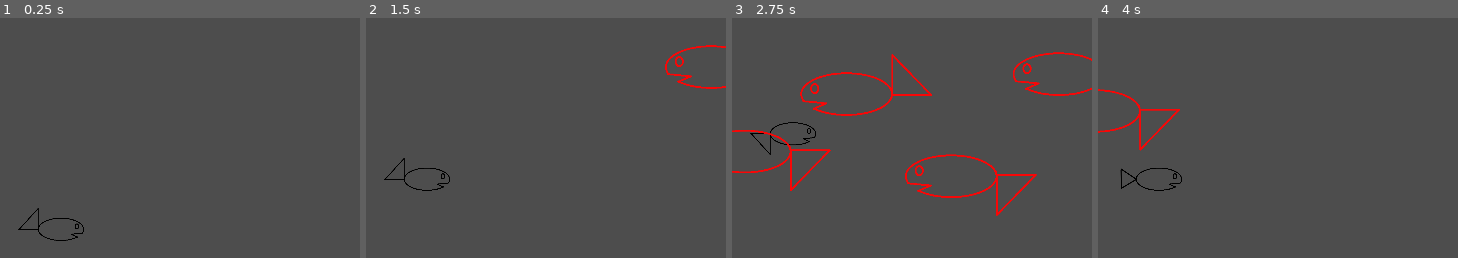
Above: before the commit, frames 1-4 (left to right).
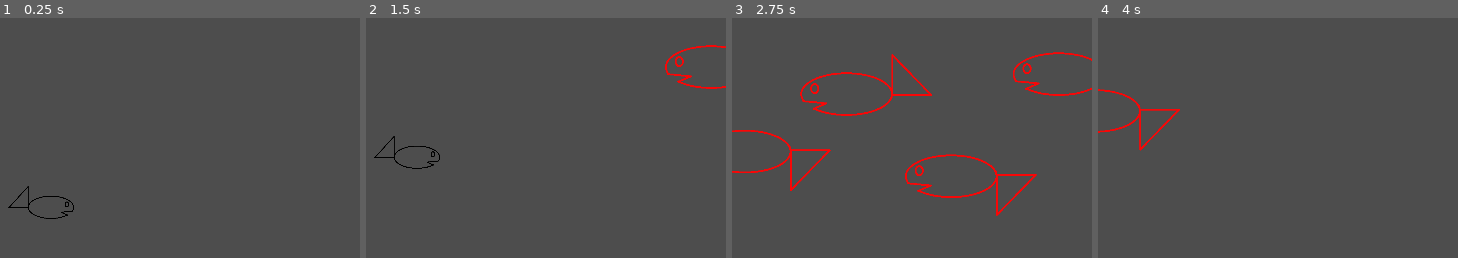
Above: after the commit, the same moments.

Repository: Aveli-games/splashy-fish
Game: Godot game, scene res://main.tscn
Two runs of this game, one before a commit and one after it. Both use one fixed random seed, a clock stepped at 60 frames per second and the inputs below. The project has no main scene, so this scene is started directly.
Inputs:
- Up to frame 1 (0.25 s): no input
- Up to frame 2 (1.5 s): hold W (swim_up) 0.53-1.28 s; hold S (swim_down) from 1.28 s (still down)
- Up to frame 3 (2.75 s): release S (swim_down) at 2.03 s; hold W (swim_up) from 2.03 s (still down)
- Up to frame 4 (4 s): release W (swim_up) at 3.53 s; hold S (swim_down) from 3.53 s (still down)
The pictures show only the part of the screen within x 3-53%, y 7-57%; the shares and areas given below are measured in that part.

The runs differ from the first frame. In frame 1, 0.5% of the frame differs, in the area x 2-24%, y 70-93%; in frame 2, 0.5%, in the area x 2-24%, y 49-73%; in frame 3, 0.2%; in frame 4, 0.2%.

Commit message:
Remove player when hit by obstacle

Diff:
--- a/main.gd
+++ b/main.gd
@@ -5,6 +5,7 @@
 # Called when the node enters the scene tree for the first time.
 func _ready():
 	get_tree().call_group("obstacles", "queue_free")
+	$Player.start($StartPosition.position)
 	$ObstacleTimer.start()
 
 
--- a/main.tscn
+++ b/main.tscn
@@ -15,12 +15,14 @@
 obstacle_scene = ExtResource("2_pqwfw")
 
 [node name="Player" parent="." instance=ExtResource("1_vm42q")]
-position = Vector2(74, 246)
+position = Vector2(-104, 40)
 
 [node name="ObstacleTimer" type="Timer" parent="."]
 wait_time = 0.3
 
-[node name="Marker2D" type="Marker2D" parent="."]
+[node name="StartPosition" type="Marker2D" parent="."]
+position = Vector2(64, 224)
+scale = Vector2(-14.2, -114)
 
 [node name="ObstaclePath" type="Path2D" parent="."]
 curve = SubResource("Curve2D_gw0ji")
--- a/player.gd
+++ b/player.gd
@@ -1,4 +1,6 @@
 extends Area2D
+
+signal hit
 
 var speed = 0
 var swim_impulse = 150
@@ -53,3 +55,14 @@
 		$AnimatedSprite2D.animation = "swim_up"
 	else:
 		$AnimatedSprite2D.animation = "swim_neutral"
+
+
+func _on_body_entered(body):
+	hide() # Disappear after being hit
+	hit.emit()
+	$CollisionShape2D.set_deferred("disabled", true)
+
+func start(pos):
+	position = pos
+	show()
+	$CollisionShape2D.disabled = false
--- a/player.tscn
+++ b/player.tscn
@@ -59,3 +59,5 @@
 position = Vector2(20, -1)
 rotation = 1.5708
 shape = SubResource("CapsuleShape2D_kfeb8")
+
+[connection signal="body_entered" from="." to="." method="_on_body_entered"]
